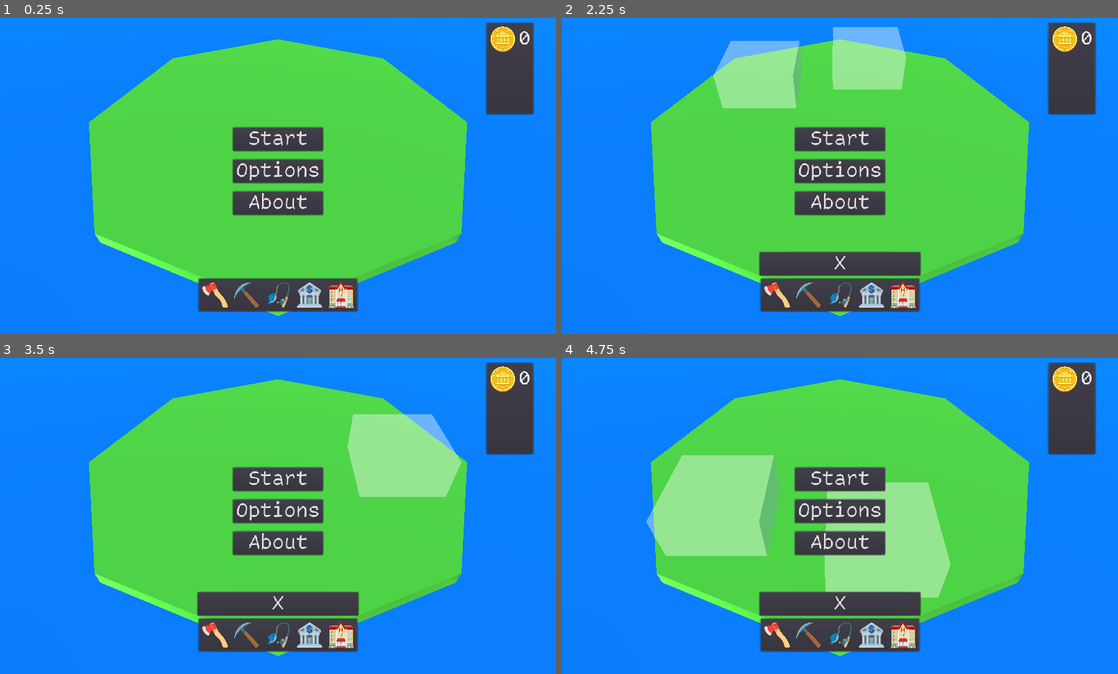
Above: before the commit, frames 1-4 (two rows, left to right).
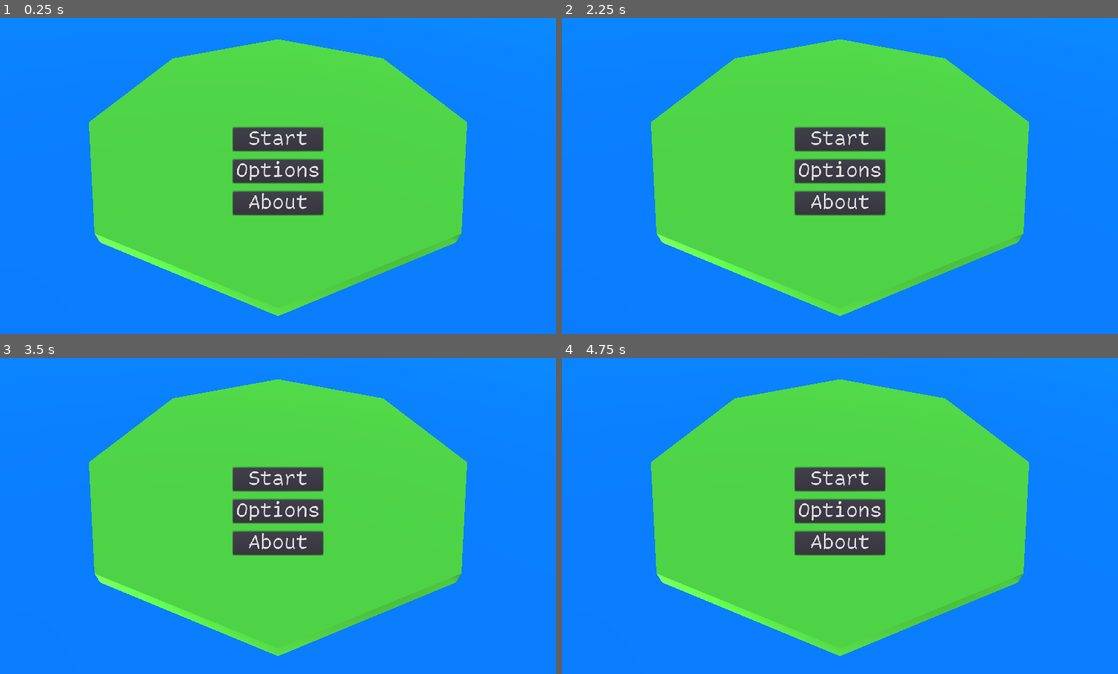
Above: after the commit, the same moments.

Repository: ash4rk/ld54-island-city-builder
Game: Godot game, scene res://main.tscn
Two runs of this game, one before a commit and one after it. Both use one fixed random seed, a clock stepped at 60 frames per second and the inputs below.
Inputs (mouse positions are in pixels of both pictures, inside the frame that each line leads up to):
- Up to frame 1 (0.25 s): no input
- Up to frame 2 (2.25 s): click (778, 296) at 0.52 s; click (840, 264) at 1.25 s, where only the run before the commit has a clickable "X"; click (806, 296) at 2.02 s
- Up to frame 3 (3.5 s): click (278, 636) at 2.77 s
- Up to frame 4 (4.75 s): click (873, 636) at 3.52 s; click (901, 636) at 4.27 s

The runs differ from the first frame. In frame 1, 5.8% of the frame differs, in the area x 35-97%, y 1-94%; in frame 2, 14%; in frame 3, 13%; in frame 4, 20%, in the area x 15-97%, y 1-94%.

Commit message:
FIX: Extract build info into .tres files

Diff:
--- /dev/null
+++ b/assets/buildings_info/building_info_resource.gd
@@ -0,0 +1,9 @@
+extends Resource
+
+export var build_name: String = "empty"
+export var cost_coins: int = 0
+export var income_time: float = 3.0
+export(int, FLAGS, "Coastal", "OnTheRocks", "OnTheSand", "Forest") var required_terrain = 0
+
+export(PackedScene) var mesh
+export(Resource) var particle_image
--- /dev/null
+++ b/assets/buildings_info/quarry.tres
@@ -0,0 +1,14 @@
+[gd_resource type="Resource" load_steps=4 format=2]
+
+[ext_resource path="res://assets/buildings_info/building_info_resource.gd" type="Script" id=1]
+[ext_resource path="res://assets/placeholders/buildings/quarry_mesh.tscn" type="PackedScene" id=2]
+[ext_resource path="res://assets/placeholders/rock.png" type="Texture" id=3]
+
+[resource]
+script = ExtResource( 1 )
+build_name = "Quarry"
+cost_coins = 70
+income_time = 3.0
+required_terrain = 2
+mesh = ExtResource( 2 )
+particle_image = ExtResource( 3 )
--- /dev/null
+++ b/assets/buildings_info/sawmill.tres
@@ -0,0 +1,14 @@
+[gd_resource type="Resource" load_steps=4 format=2]
+
+[ext_resource path="res://assets/buildings_info/building_info_resource.gd" type="Script" id=1]
+[ext_resource path="res://assets/placeholders/buildings/sawmill_mesh.tscn" type="PackedScene" id=2]
+[ext_resource path="res://assets/placeholders/log.png" type="Texture" id=3]
+
+[resource]
+script = ExtResource( 1 )
+build_name = "Sawmill"
+cost_coins = 35
+income_time = 3.0
+required_terrain = 8
+mesh = ExtResource( 2 )
+particle_image = ExtResource( 3 )
--- a/main.gd
+++ b/main.gd
@@ -23,17 +23,17 @@
 
 func _init_build_buttons():
 	for button in build_buttons:
-		button.connect("pressed", self, "_on_build_button_pressed", [button.building])
+		button.connect("pressed", self, "_on_build_button_pressed", [button.building_info])
 	cancel_build_button.connect("pressed", self, "_on_cancel_build_button_pressed")
 
 func _init_placeholders():
 	for placeholder in build_placeholders.get_children():
 		placeholder.connect("building_created", self, "_on_cancel_build_button_pressed")
 
-func _on_build_button_pressed(building_name):
+func _on_build_button_pressed(building_info):
 	currentState = State.BUILDING
 	for placeholders in build_placeholders.get_children():
-		placeholders.update_visibility(building_name)
+		placeholders.update_visibility(building_info)
 
 func _on_cancel_build_button_pressed():
 	currentState = State.NORMAL
--- a/main.tscn
+++ b/main.tscn
@@ -1,18 +1,17 @@
-[gd_scene load_steps=23 format=2]
+[gd_scene load_steps=22 format=2]
 
 [ext_resource path="res://scenes/placeholder.tscn" type="PackedScene" id=1]
 [ext_resource path="res://scripts/main_menu.gd" type="Script" id=2]
 [ext_resource path="res://assets/main_theme.tres" type="Theme" id=3]
+[ext_resource path="res://assets/buildings_info/sawmill.tres" type="Resource" id=4]
 [ext_resource path="res://assets/placeholders/coin.png" type="Texture" id=5]
+[ext_resource path="res://assets/buildings_info/quarry.tres" type="Resource" id=6]
 [ext_resource path="res://scenes/ui/building_button.tscn" type="PackedScene" id=7]
 [ext_resource path="res://assets/placeholders/bank.png" type="Texture" id=8]
 [ext_resource path="res://assets/placeholders/fishrod.png" type="Texture" id=9]
 [ext_resource path="res://assets/placeholders/hotel.png" type="Texture" id=10]
 [ext_resource path="res://assets/placeholders/pickaxe.png" type="Texture" id=11]
 [ext_resource path="res://main.gd" type="Script" id=12]
-[ext_resource path="res://scenes/sawmill.tscn" type="PackedScene" id=13]
-[ext_resource path="res://scenes/quarry.tscn" type="PackedScene" id=14]
-[ext_resource path="res://scenes/shipyard.tscn" type="PackedScene" id=15]
 [ext_resource path="res://scripts/ui.gd" type="Script" id=16]
 
 [sub_resource type="SpatialMaterial" id=1]
@@ -133,6 +132,7 @@
 text = "About"
 
 [node name="UI" type="Control" parent="."]
+visible = false
 anchor_right = 1.0
 anchor_bottom = 1.0
 mouse_filter = 2
@@ -198,28 +198,28 @@
 custom_constants/separation = 8
 
 [node name="Sawmill" parent="UI/BuildingContainer/BuildingButtons/HBoxContainer" instance=ExtResource( 7 )]
-building = ExtResource( 13 )
+building_info = ExtResource( 4 )
 
 [node name="Quarry" parent="UI/BuildingContainer/BuildingButtons/HBoxContainer" instance=ExtResource( 7 )]
 margin_left = 58.0
 margin_right = 108.0
 texture_normal = ExtResource( 11 )
-building = ExtResource( 14 )
+building_info = ExtResource( 6 )
 
 [node name="Shipyard" parent="UI/BuildingContainer/BuildingButtons/HBoxContainer" instance=ExtResource( 7 )]
 margin_left = 116.0
 margin_right = 166.0
 texture_normal = ExtResource( 9 )
-building = ExtResource( 15 )
+building_info = ExtResource( 4 )
 
 [node name="Bank" parent="UI/BuildingContainer/BuildingButtons/HBoxContainer" instance=ExtResource( 7 )]
 margin_left = 174.0
 margin_right = 224.0
 texture_normal = ExtResource( 8 )
-building = ExtResource( 13 )
+building_info = ExtResource( 4 )
 
 [node name="Hotel" parent="UI/BuildingContainer/BuildingButtons/HBoxContainer" instance=ExtResource( 7 )]
 margin_left = 232.0
 margin_right = 282.0
 texture_normal = ExtResource( 10 )
-building = ExtResource( 13 )
+building_info = ExtResource( 4 )
--- a/scenes/building.gd
+++ b/scenes/building.gd
@@ -3,20 +3,14 @@
 
 class_name Building
 
-export var build_name: String = "empty"
-export var cost_coins: int = 0
-export var income_time: float = 3.0
-export(int, FLAGS, "Coastal", "OnTheRocks", "OnTheSand", "Forest") var required_terrain = 0
-
-export(PackedScene) var mesh
-export(Resource) var particle_image
+export var building_info: Resource
 
 func _ready():
-	self.add_child(mesh.instance())
-	$IncomeTimer.wait_time = income_time
+	self.add_child(building_info.mesh.instance())
+	$IncomeTimer.wait_time = building_info.income_time
 	$IncomeTimer.connect("timeout", self, "_emit_income")
-	if particle_image:
-		$IncomeParticle.mesh.material.albedo_texture = particle_image
+	if building_info.particle_image:
+		$IncomeParticle.mesh.material.albedo_texture = building_info.particle_image
 
 func _emit_income():
 	$IncomeParticle.emitting = true
--- a/scenes/building.tscn
+++ b/scenes/building.tscn
@@ -1,7 +1,6 @@
-[gd_scene load_steps=6 format=2]
+[gd_scene load_steps=5 format=2]
 
 [ext_resource path="res://scenes/building.gd" type="Script" id=1]
-[ext_resource path="res://assets/placeholders/buildings/building_mesh.tscn" type="PackedScene" id=2]
 [ext_resource path="res://assets/placeholders/fish.png" type="Texture" id=3]
 
 [sub_resource type="SpatialMaterial" id=1]
@@ -19,7 +18,6 @@
 
 [node name="Building" type="Spatial"]
 script = ExtResource( 1 )
-mesh = ExtResource( 2 )
 
 [node name="IncomeTimer" type="Timer" parent="."]
 wait_time = 3.0
--- a/scenes/placeholder.gd
+++ b/scenes/placeholder.gd
@@ -52,7 +52,7 @@
 	if currentState != State.ACTIVE:
 		return
 
-	if (event is InputEventMouseButton and event.pressed and event.button_index == BUTTON_LEFT):
+	if (event is InputEventMouseButton and event.pressed and event.button_index == BUTTON_LEFT) and Global.coins>= cost_value:
 		match want_to_build:
 			"Sawmill":
 				_create_building(preload("res://scenes/sawmill.tscn").instance())
@@ -67,18 +67,13 @@
 		Global.coins -= cost_value
 		Global.next_move()
 
-func update_visibility(building):
-	if building is String:
+func update_visibility(building_info):
+	if building_info is String:
 		return
 
-	var required_terrain_idx = building._bundled.names.find("required_terrain")
-	var building_name_idx = building._bundled.names.find("build_name")
-	var cost_idx = building._bundled.names.find("cost_coins")
-	cost_value = building._bundled.variants[cost_idx]
-	var required_terrain = building._bundled.variants[required_terrain_idx]
-	var build_name = building._bundled.variants[building_name_idx]
-	self.visible = self.terrain_tags == required_terrain
-	want_to_build = build_name
+	cost_value = building_info.cost_coins
+	want_to_build = building_info.build_name
+	self.visible = self.terrain_tags == building_info.required_terrain
 
 func _create_building(build_instance):
 	buildings_node.add_child(build_instance)
--- a/scenes/quarry.tscn
+++ b/scenes/quarry.tscn
@@ -2,7 +2,7 @@
 
 [ext_resource path="res://scenes/building.tscn" type="PackedScene" id=1]
 [ext_resource path="res://assets/placeholders/rock.png" type="Texture" id=2]
-[ext_resource path="res://assets/placeholders/buildings/quarry_mesh.tscn" type="PackedScene" id=3]
+[ext_resource path="res://assets/buildings_info/quarry.tres" type="Resource" id=3]
 
 [sub_resource type="SpatialMaterial" id=1]
 resource_local_to_scene = true
@@ -18,11 +18,7 @@
 material = SubResource( 1 )
 
 [node name="Quarry" instance=ExtResource( 1 )]
-build_name = "Quarry"
-cost_coins = 50
-required_terrain = 2
-mesh = ExtResource( 3 )
-particle_image = ExtResource( 2 )
+building_info = ExtResource( 3 )
 
 [node name="IncomeParticle" parent="." index="1"]
 mesh = SubResource( 2 )
--- a/scenes/sawmill.tscn
+++ b/scenes/sawmill.tscn
@@ -2,7 +2,7 @@
 
 [ext_resource path="res://scenes/building.tscn" type="PackedScene" id=1]
 [ext_resource path="res://assets/placeholders/log.png" type="Texture" id=2]
-[ext_resource path="res://assets/placeholders/buildings/sawmill_mesh.tscn" type="PackedScene" id=3]
+[ext_resource path="res://assets/buildings_info/sawmill.tres" type="Resource" id=3]
 
 [sub_resource type="SpatialMaterial" id=1]
 resource_local_to_scene = true
@@ -18,11 +18,7 @@
 material = SubResource( 1 )
 
 [node name="Sawmill" instance=ExtResource( 1 )]
-build_name = "Sawmill"
-cost_coins = 35
-required_terrain = 8
-mesh = ExtResource( 3 )
-particle_image = ExtResource( 2 )
+building_info = ExtResource( 3 )
 
 [node name="IncomeParticle" parent="." index="1"]
 mesh = SubResource( 2 )
--- a/scenes/ui/building_button.gd
+++ b/scenes/ui/building_button.gd
@@ -1,12 +1,8 @@
 extends TextureButton
 
-export(PackedScene) var building
+export(Resource) var building_info
 
 var cost: int = 0
 
 func _ready():
-	cost = _calculate_building_cost()
-
-func _calculate_building_cost() -> int:
-	var cost_idx = building._bundled.names.find("cost_coins")
-	return building._bundled.variants[cost_idx]
+	cost = building_info.cost_coins
